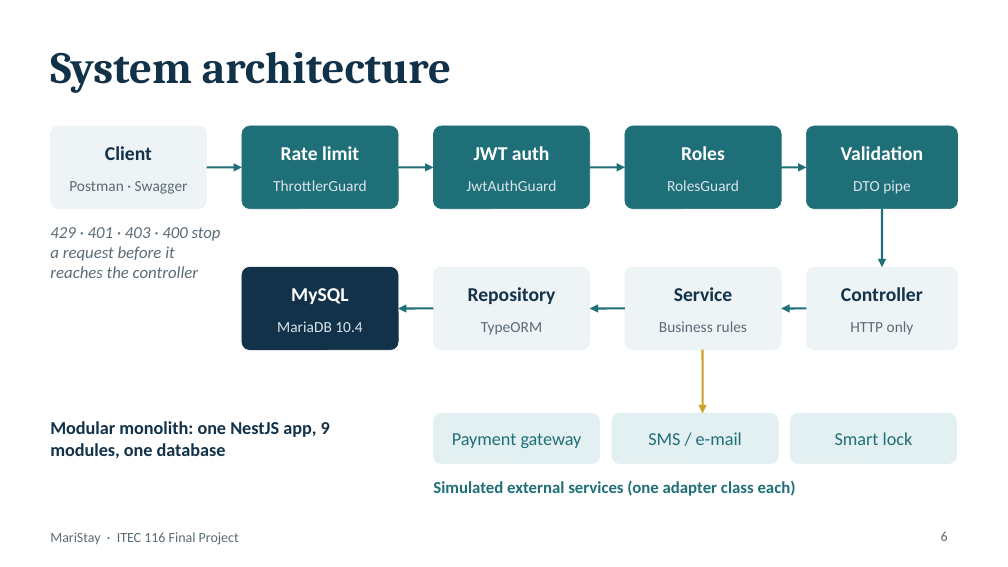
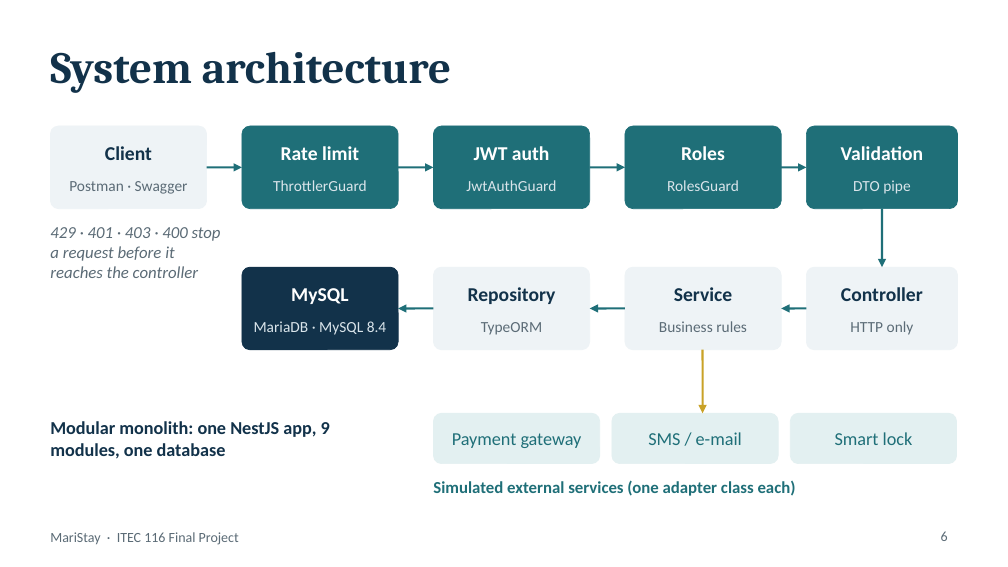
Before and after one commit to reyesgeero001/Maristay, a slide deck: slide 6 of docs/MariStay_Presentation.pptx. Drawn at 1008x567 pixels with LibreOffice and Linux fonts; fonts in the diff are those of the drawing. Boxes give left, top, right and bottom in pixels: in the first picture for what was removed or moved away, otherwise in the second. Text is boxed around its words. In the diff, an @@ line names an element or a change of style, - is before the commit and + after.

```diff
--- a/docs/MariStay_Presentation.pptx
+++ b/docs/MariStay_Presentation.pptx
@@ text at (254,321,386,335): text changed @@
-MariaDB 10.4
+MariaDB · MySQL 8.4
```
Also in this commit, not shown: 2 other slides changed, 1 slide added, 2 other files.
